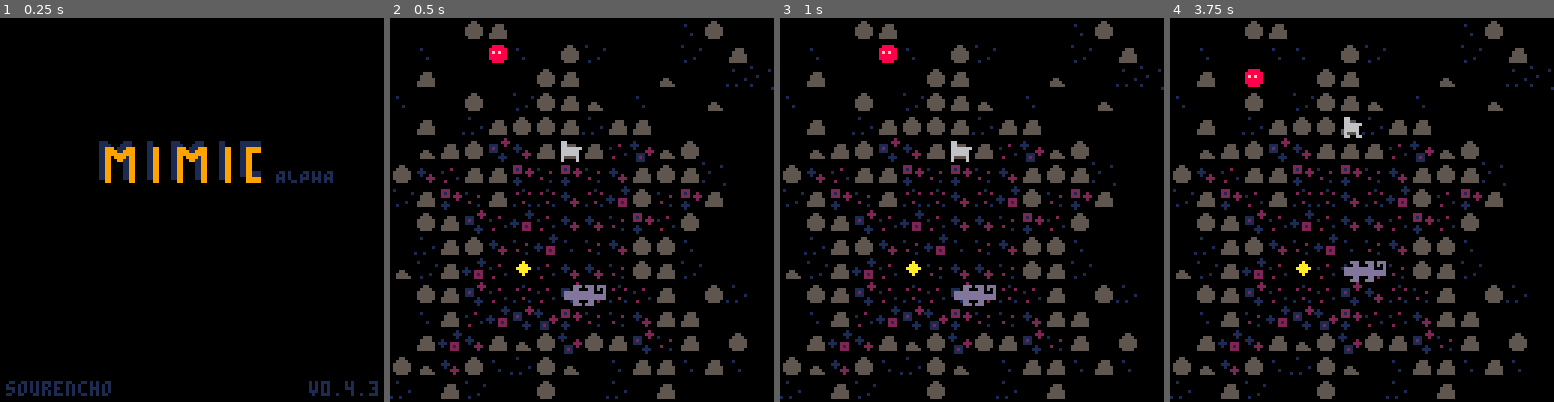
Above: before the commit, frames 1-4 (left to right).
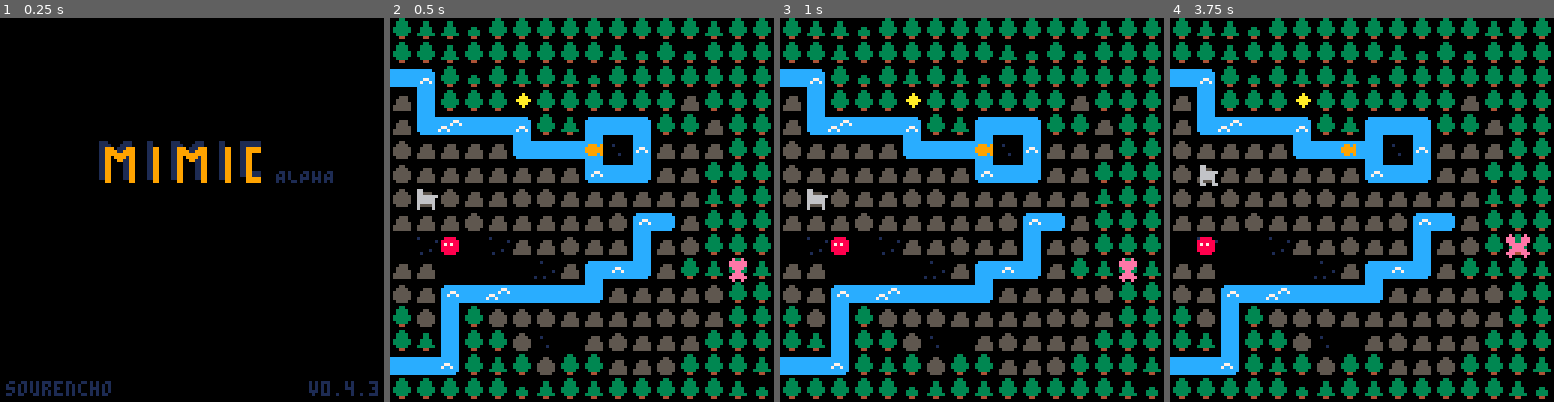
Above: after the commit, the same moments.

Repository: sourencho/mimic
Game: PICO-8 cartridge mimic.p8
The game is run twice, just before and just after one commit, with the same random seed, the same clock (stepped at 60 frames per second) and the same inputs.
Inputs:
- Up to frame 1 (0.25 s): no input
- Up to frame 2 (0.5 s): tap X (X key) at 0.33 s
- Up to frame 3 (1 s): tap O (Z key) at 0.7 s
- Up to frame 4 (3.75 s): tap X (X key) at 1.07, 1.85, 2.97 s; hold Right 1.6-2.1 s; tap O (Z key) every 0.4 s from 1.7 to 3.7 s; hold Up 2.15-2.42 s; hold Right 2.47-3.03 s; hold Left 3.08-3.58 s; hold Down from 3.63 s (still down)

Frame 1 is identical in both runs. In frame 2, 43% of the frame differs, in the area x 0-100%, y 0-100%; in frame 3, 43%; in frame 4, 43%.

Commit message:
Start refactor to support multiple player actors and improve thick print

Diff:
--- a/mimic.p8
+++ b/mimic.p8
@@ -9,7 +9,7 @@
 -- DATA
 
 -- SETTINGS
-start_level = 12
+start_level = 2
 level_count = 14
 skip_tutorial = true
 skip_levels = {3, 5, 6, 8}
@@ -207,8 +207,9 @@
 transform_sfx = 2
 
 function play_player_sfx(action)
+    local p = get_players()[1]
     if(action == "move") then
-        sfx(player_sfx[action][get_dynamic_or_static_tile_class(pl.pos)])
+        sfx(player_sfx[action][get_dynamic_or_static_tile_class(p.pos)])
         return
     end
     sfx(player_sfx[action])
@@ -232,6 +233,20 @@
 
 -- == UTIL ==
 
+function _any(xs, cond)
+    for x in all(xs) do
+        if (cond(x)) return true, x
+    end
+    return false, nil
+end
+
+function _all(xs, cond)
+    for x in all(xs) do
+        if (not cond(x)) return false
+    end
+    return true
+end
+
 -- ternary operator
 function tern(cond, T, F)
     if cond then return T else return F end
@@ -298,6 +313,14 @@
         i += 1
         if (o) return i, filter(o)
     end
+end
+
+function get_players()
+    local ps = {}
+    for x in all(actors) do
+        if (x.is_player) add(ps, x)
+    end
+    return ps
 end
 
 -- e.g. given UP will return LEFT and RIGHT
@@ -433,12 +456,6 @@
     sort(a.comp, function (x, y) return x > y end)
     sort(b.comp, function (x, y) return x > y end)
 
-    if (a.is_player or b.is_player) then
-        debug.print({"a", a.comp})
-        debug.print({"b", b.comp})
-        debug.print(flat_table_equal(a.comp, b.comp))
-    end
-
     return flat_table_equal(a.comp, b.comp)
 end
 
@@ -461,7 +478,7 @@
 
 function get_last_move(a)
     if a.is_player then
-        return pl.pattern[pl.t]
+        return a.pattern[a.t]
     else
         return get_pattern_move_offset(a, -1)
     end
@@ -488,9 +505,25 @@
   return 61
 end
 
+function thick_print(s, x, y, c1, c2)
+    print(s, x, y+1, c2)
+    print(s, x, y, c1)
+end
+
 -- == GAME LOGIC ==
 
-function make_actor(pos, spr_n, pattern, move_abilities, push_abilities, display_name, shape, is_player, spr_2, comp)
+function make_actor(
+    pos,
+    spr_n,
+    pattern,
+    move_abilities,
+    push_abilities,
+    display_name,
+    shape,
+    is_player,
+    spr_2,
+    comp
+)
     local a={}
     a.id = get_next_actor_id()
     a.pos = pos
@@ -517,6 +550,7 @@
     a.display_name = display_name
 
     a.is_player = is_player
+    a.mimicked = false -- already transformed this mimic loop
 
     return a
 end
@@ -814,11 +848,11 @@
     end
 end
 
-function is_stuck()
-    return not (can_move(v_addv(pl.pos, RIGHT), pl) or
-                can_move(v_addv(pl.pos, LEFT), pl) or
-                can_move(v_addv(pl.pos, UP), pl) or
-                can_move(v_addv(pl.pos, DOWN), pl))
+function is_stuck(p)
+    return not (can_move(v_addv(p.pos, RIGHT), p) or
+                can_move(v_addv(p.pos, LEFT), p) or
+                can_move(v_addv(p.pos, UP), p) or
+                can_move(v_addv(p.pos, DOWN), p))
 end
 
 function no_npc()
@@ -848,7 +882,7 @@
         nil)
     pl.t = 1;
     add(actors, pl)
-    reset_player_pattern()
+    reset_player_pattern(pl)
 end
 
 function player_input()
@@ -876,10 +910,10 @@
     if (pl.delta.x != 0) pl.delta.y = 0
 end
 
-function reset_player_pattern()
-    pl.pattern={}
+function reset_player_pattern(p)
+    p.pattern={}
     for i=1,PLAYER_PATTERN_SIZE do
-        add(pl.pattern, zero_pos())
+        add(p.pattern, zero_pos())
     end
     -- init_player_big_pattern()
 end
@@ -943,27 +977,39 @@
 function animal_big_mimic()
     local actors_to_add = {}
     local actors_to_del = {}
+    local to_add, to_del = {}, {}
+    local trans = false -- todo: remove this debug val
     for a in all(actors) do
         local shape_key = 10*a.shape[1] + a.shape[2]
         -- comp >= 3 check is so that the goat + vishab + butter animal doesn't transform back
         -- this is a feature that i've intentionally removed so that they dont keep transforming
         -- back and forth. Also the sprite draw algo doesn't work really well for that case lol
-        if (a.is_player or body_size(a) != 3 or #a.comp >= 3) goto cont
+        if (body_size(a) != 3 or #a.comp >= 3) goto cont
         for animals, shape_keys in pairs(animal_big_patterns) do
             local a1, a2 = animals[1], animals[2]
             for pair_shape_key, pat in pairs(shape_keys) do
                 if shape_key == pair_shape_key then
                     local maybe_player, other = maybe_get_player_and_other(a1, a2)
-                    if is_mimic(pat, a.pattern, #maybe_player.pattern, maybe_player.t % #maybe_player.pattern + 1) then
+                    if can_mimic({a, a1, a2}) and
+                    is_mimic(pat, a.pattern, #maybe_player.pattern, maybe_player.t % #maybe_player.pattern + 1) then
                         if maybe_player.is_player then
+                            debug.print("player+actor to big")
+                            trans = true
                             local new_pos = {x = min(maybe_player.pos.x, other.pos.x), y = maybe_player.pos.y}
-                            transform_player(a, new_pos)
-                            actors_to_del = table_concat(actors_to_del, {other})
+                            transform_player(maybe_player, a, new_pos)
+                            to_del = {other}
+                        elseif a.is_player then
+                            debug.print("player to actors")
+                            trans = true
+                            to_add, to_del = transform_player_big(a, a1, a2)
+                            debug.print(to_add)
                         else
+                            debug.print("actors to actors")
+                            trans = true
                             to_add, to_del = merge_big_animal(a, a1, a2)
-                            actors_to_add = table_concat(actors_to_add, to_add)
-                            actors_to_del = table_concat(actors_to_del, to_del)
                         end
+                        actors_to_add = table_concat(actors_to_add, to_add)
+                        actors_to_del = table_concat(actors_to_del, to_del)
                         goto cont
                     end
                 end
@@ -975,6 +1021,9 @@
 
     foreach(actors_to_del, function(x) del(actors, x) end)
     foreach(actors_to_add, function(x) add(actors, x) end)
+
+
+    -- if (trans) debug.print(actors)
 
     -- reset patterns
     if #actors_to_add + #actors_to_del > 0 then
@@ -1016,14 +1065,22 @@
 
 -- give player ability of animal it mimics
 function mimic()
+    reset_mimicked()
     animal_mimic()
     animal_big_mimic()
     -- player_big_pattern_mimic()
 end
 
-function transform_player(a, new_pos)
-    transform_animal(pl, a, new_pos)
-    reset_player_pattern()
+function reset_mimicked()
+    for a in all(actors) do
+        a.mimicked = false
+    end
+end
+
+function transform_player(p, a, new_pos)
+    transform_animal(p, a, new_pos)
+    reset_player_pattern(p)
+    a.mimicked = true
 end
 
 function transform_animal(a, other, new_pos)
@@ -1042,6 +1099,51 @@
     if (other.spr_2 != nil) add(a.comp, other.spr_2[1][1])
     transform_vfx(other, 8, 20)
     transform_vfx(a, get_spr_col(other.spr), 20, get_spr_col(other.spr_2))
+    a.mimicked = true
+    other.mimicked = true
+end
+
+function transform_player_big(a, o1, o2)
+    if (o1.pos.x > o2.pos.x or o1.pos.y > o2.pos.y) then
+        right = o1
+        left = o2
+    else
+        right = o2
+        left = o1
+    end
+
+    -- new players
+    local new_o1 = make_actor(
+        a.pos,
+        left.spr,
+        copy_pos_table(left.pattern),
+        copy_table(left.move_abilities),
+        copy_table(left.push_abilities),
+        "chimera",
+        {1,1},
+        false,
+        left.spr_2,
+        left.comp
+    )
+
+    local new_o2 = make_actor(
+        v_addv(a.pos, {x=1, y=0}),
+        right.spr,
+        copy_pos_table(right.pattern),
+        copy_table(right.move_abilities),
+        copy_table(right.push_abilities),
+        "chimera",
+        {1,1},
+        false,
+        right.spr_2,
+        right.comp
+    )
+
+    a.mimicked = true
+    o1.mimicked = true
+    o2.mimicked = true
+
+    return {new_o1, new_o2}, {a}
 end
 
 -- currently hardcoded to only work for shape {2,1}
@@ -1111,6 +1213,10 @@
     transform_vfx(o2, get_spr_col(a.spr), 20)
     transform_vfx(a, get_spr_col(o1.spr), 20, get_spr_col(o2.spr))
 
+    a.mimicked = true
+    o1.mimicked = true
+    o2.mimicked = true
+
     return {new_big, new_o1, new_o2}, {o1, o2, a}
 end
 
@@ -1122,19 +1228,23 @@
     b.spr_2 = a.spr
     a.comp = {a.spr[1][1], b.spr[1][1]}
     b.comp = {b.spr[1][1], a.spr[1][1]}
+
+    a.mimicked = true
+    b.mimicked = true
 end
 
 function animal_mimic()
     for a in all(actors) do
         for b in all(actors) do
-            if a != b and is_mimic(a.pattern, b.pattern, #a.pattern, tern(a.is_player, a.t, 0)) and
+            if a != b and can_mimic({a, b}) and
+            is_mimic(a.pattern, b.pattern, #a.pattern, tern(a.is_player, a.t, 0)) and
                ((a.no_trans_count + b.no_trans_count <= 0) or (a.is_player or b.is_player)) and
                a.shape[1] == b.shape[1] and a.shape[2] == b.shape[2] and pair_equal(a.shape, {1,1})
                and not is_comp_equal(a, b) then
                 if a.is_player then
-                    transform_player(b)
+                    transform_player(a, b)
                 elseif b.is_player then
-                    transform_player(a)
+                    transform_player(b, a)
                 elseif #a.comp < 2 and #b.comp < 2 then
                     merge_animals(a, b)
                     play_player_sfx("transform")
@@ -1144,6 +1254,13 @@
             end
         end
     end
+end
+
+function can_mimic(as)
+    for a in all(as) do
+        if (a.mimicked) return false
+    end
+    return true
 end
 
 function is_mimic(pattern_a, pattern_b, pattern_a_size, pattern_a_start)
@@ -1470,8 +1587,7 @@
 function draw_splash()
     cls()
 
-    print(splash_keys_3, hcenter(splash_keys_3)-2, 71, 1)
-    print(splash_keys_3, hcenter(splash_keys_3)-2, 70, 8)
+    thick_print(splash_keys_3, hcenter(splash_keys_3)-2, 71, 8, 1)
 
     if(game.tick % 60 > 0 and game.tick % 60 < 20) cls()
 
@@ -1489,8 +1605,7 @@
 
 function draw_won()
     cls()
-    print(won_text, 38, vcenter(won_text)+1, 1)
-    print(won_text, 38, vcenter(won_text)+2, 9)
+    thick_print(won_text, 38, vcenter(won_text), 9, 1)
     if game.tick % (flr(rnd(10)) + 40) == 0 then
         explode_vfx(
             {x = mid(6, flr(rnd(16)), 10), y = mid(8, flr(rnd(16)), 8)},
@@ -1582,7 +1697,7 @@
 function draw_actor(a)
     -- change colors to be red
     if a.is_player then
-        pal({[6]=8, [9]=8, [10]=8, [11]=8, [12]=8, [13]=8, [14]=8})
+        pal({[6]=8, [9]=8, [10]=8, [11]=8, [12]=8, [13]=8, [14]=8, [15]=8})
     end
 
     for r=1,a.shape[2] do
@@ -1630,31 +1745,46 @@
     foreach(perm_particles, draw_particle)
 end
 
+-- todo: token optimize this
 function draw_ui()
-    if is_stuck() then
-        -- "restart"
+    local players = get_players()
+    if _all(players, is_stuck) then
+        local stuck_text = "you are stuck"
+        thick_print(stuck_text, hcenter(stuck_text), vcenter(stuck_text) - 8, 9, 1)
         stuck_text = "press \151 to restart"
-        print(stuck_text, hcenter(stuck_text), vcenter(stuck_text), 7)
-
-        -- "gota can't"
-        local explain_txt_animal = pl.display_name.." can't"
-        print(explain_txt_animal, hcenter(explain_txt_animal), vcenter(explain_txt_animal) + 8, 7)
-
-        -- trees or ground
-        local explain_txt_tiles = ""
-
-        local surr_tiles = {}
-        if (pl.pos.x+1 < 16) add(surr_tiles, tile_display_names[get_dynamic_or_static_tile_class(v_addv(pl.pos, RIGHT))])
-        if (pl.pos.x-1 > 0) add(surr_tiles, tile_display_names[get_dynamic_or_static_tile_class(v_addv(pl.pos, LEFT))])
-        if (pl.pos.y+1 < 16) add(surr_tiles, tile_display_names[get_dynamic_or_static_tile_class(v_addv(pl.pos, DOWN))])
-        if (pl.pos.y-1 > 1) add(surr_tiles, tile_display_names[get_dynamic_or_static_tile_class(v_addv(pl.pos, UP))])
-
-        surr_tiles = table_dedup(surr_tiles)
-        for i=1,#surr_tiles do
-            if (i > 1) explain_txt_tiles ..= " or "
-            explain_txt_tiles ..= surr_tiles[i]
-        end
-        print(explain_txt_tiles, hcenter(explain_txt_tiles), vcenter(explain_txt_tiles) + 16, 7)
+        thick_print(stuck_text, hcenter(stuck_text), vcenter(stuck_text), 9, 1)
+        if #players >= 1 then
+            return
+        else
+            local p = players[1]
+            -- "gota can't"
+            local explain_txt_animal = pl.display_name.." cannot"
+            thick_print(explain_txt_animal, hcenter(explain_txt_animal), vcenter(explain_txt_animal) + 8, 9, 1)
+
+            -- trees or ground
+            local explain_txt_tiles = ""
+
+            local surr_tiles = {}
+            if p.pos.x+1 < 16 then
+                add(surr_tiles, tile_display_names[get_dynamic_or_static_tile_class(v_addv(p.pos, RIGHT))])
+            end
+            if p.pos.x-1 > 0 then
+                add(surr_tiles, tile_display_names[get_dynamic_or_static_tile_class(v_addv(p.pos, LEFT))])
+            end
+            if p.pos.y+1 < 16 then
+                add(surr_tiles, tile_display_names[get_dynamic_or_static_tile_class(v_addv(p.pos, DOWN))])
+            end
+            if p.pos.y-1 > 1 then
+                add(surr_tiles, tile_display_names[get_dynamic_or_static_tile_class(v_addv(p.pos, UP))])
+            end
+
+            surr_tiles = table_dedup(surr_tiles)
+            for i=1,#surr_tiles do
+                if (i > 1) explain_txt_tiles ..= " or "
+                explain_txt_tiles ..= surr_tiles[i]
+            end
+            thick_print(explain_txt_tiles, hcenter(explain_txt_tiles), vcenter(explain_txt_tiles) + 16, 9, 1)
+        end
     end
 end
 
@@ -1826,6 +1956,8 @@
 end
 
 function update_tutorial()
+    local p = get_players()[1] -- assume one player
+
     if skip_tutorial then
         init_level(start_level)
         return
@@ -1833,22 +1965,22 @@
 
     if game.level != tutorial_level then
         init_level(tutorial_level)
-        tutorial_player_pos = pl.pos
+        tutorial_player_pos = p.pos
     end
 
 
     -- move
-    pl.delta = STILL
+    p.delta = STILL
 
     if tutorial_move_index > #TUTORIAL_MOVES then
         tutorial_move_index = 1
-        del(actors, pl)
+        del(actors, p)
         init_player(game.level)
         tutorial_skippable = true
     end
 
     if game.tick % tutorial_speed == 0 then
-        pl.delta = TUTORIAL_MOVES[tutorial_move_index]
+        p.delta = TUTORIAL_MOVES[tutorial_move_index]
         tutorial_move_index += 1
     end
 
@@ -1914,14 +2046,11 @@
 
 function draw_tutorial()
     if tutorial_skippable then
-        print(splash_keys_3, hcenter(splash_keys_3)-2, 115, 1)
-        print(splash_keys_3, hcenter(splash_keys_3)-2, 114, 8)
-    end
-
-    print(splash_inst_1, hcenter(splash_inst_1), 15, 1)
-    print(splash_inst_1, hcenter(splash_inst_1), 14, 6)
-    print(splash_inst_2, hcenter(splash_inst_2), 23, 1)
-    print(splash_inst_2, hcenter(splash_inst_2), 22, 6)
+        thick_print(splash_keys_3, hcenter(splash_keys_3)-2, 115, 8, 1)
+    end
+
+    thick_print(splash_inst_1, hcenter(splash_inst_1), 14, 6, 1)
+    thick_print(splash_inst_2, hcenter(splash_inst_2), 22, 6, 1)
     print("mimicking", 26, 22, 8)
 
     print("movement", 82, 22, 14)
@@ -1954,8 +2083,8 @@
 00000000000000000000000000000000000000000000000000000000000000000000000000000000000000000000000000000000000000002000022220000000
 000000000808000000aaaaaaaaaaaa00000000000088880000000000000000000000000000000ddd0000ddd00ddd0ddd0ddd0ddd000000222200220020000000
 00700700888880000aaaaaaaaaaaaaa0000000000888888000888800009990900099090000000dd000000dd000dd0d0d00dd0d0d000002200220022020000000
-00077000888880000aaadaaaaaaadaa00000000008f8f88008888880099999900999990000dddddd00dddddddddd000ddddd000d000000200020002000000000
-00077000088800000aaaaaaaaaaaaaa0000000000888888008f8f880099999900999990000dddddd00dddddddddddddddddddddd000002202220022200000000
+00077000888880000aaadaaaaaaadaa0000000000878788008888880099999900999990000dddddd00dddddddddd000ddddd000d000000200020002000000000
+00077000088800000aaaaaaaaaaaaaa0000000000888888008787880099999900999990000dddddd00dddddddddddddddddddddd000002202220022200000000
 00700700008000000aaaaaaaaaaaaaa0000000000888888008888880009990900099090000dddddd00dddddddddddddddddddddd000000002000220200000000
 000000000000000000aaaaaaaaaaaa00000000000088880000888800000000000000000000000dd000000dd000dd000000dd0000000000002200200000000000
 00000000000000000000000000000000000000000000000000000000000000000000000000000ddd0000ddd00ddd00000ddd0000000000000022000000000000
